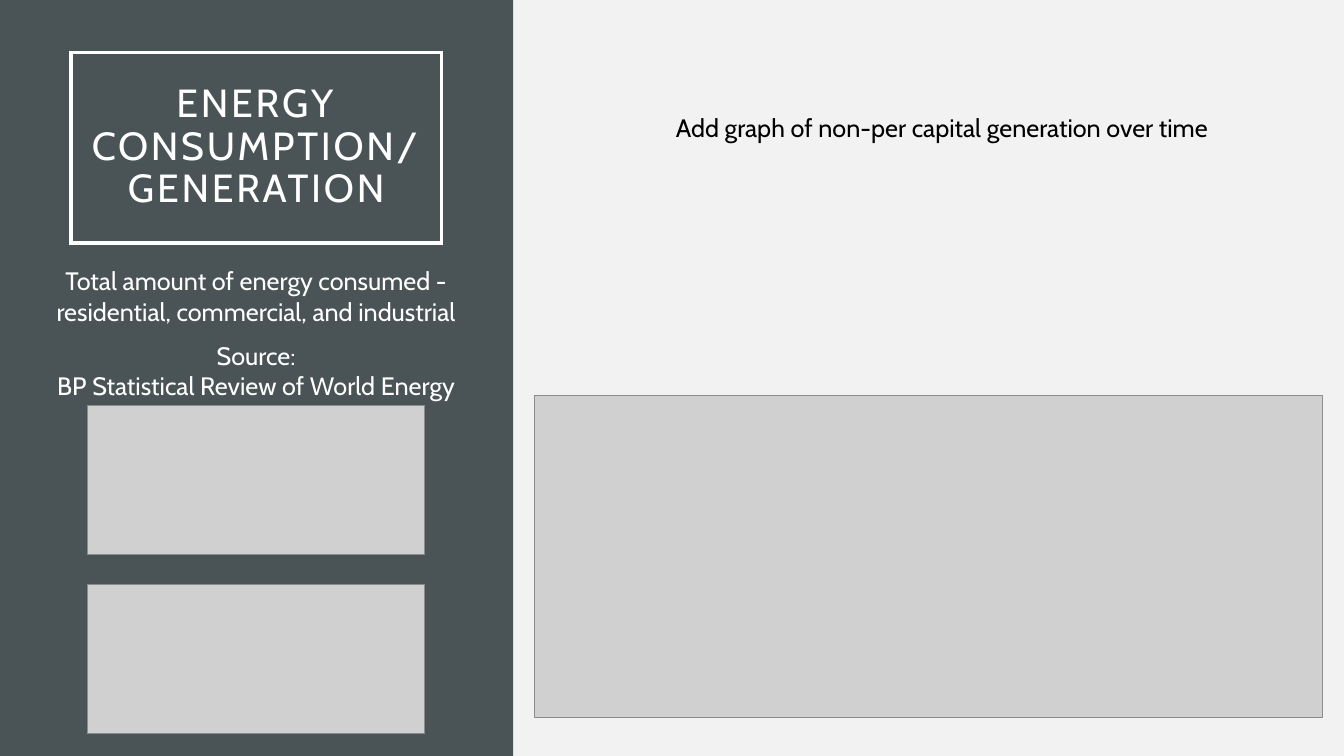
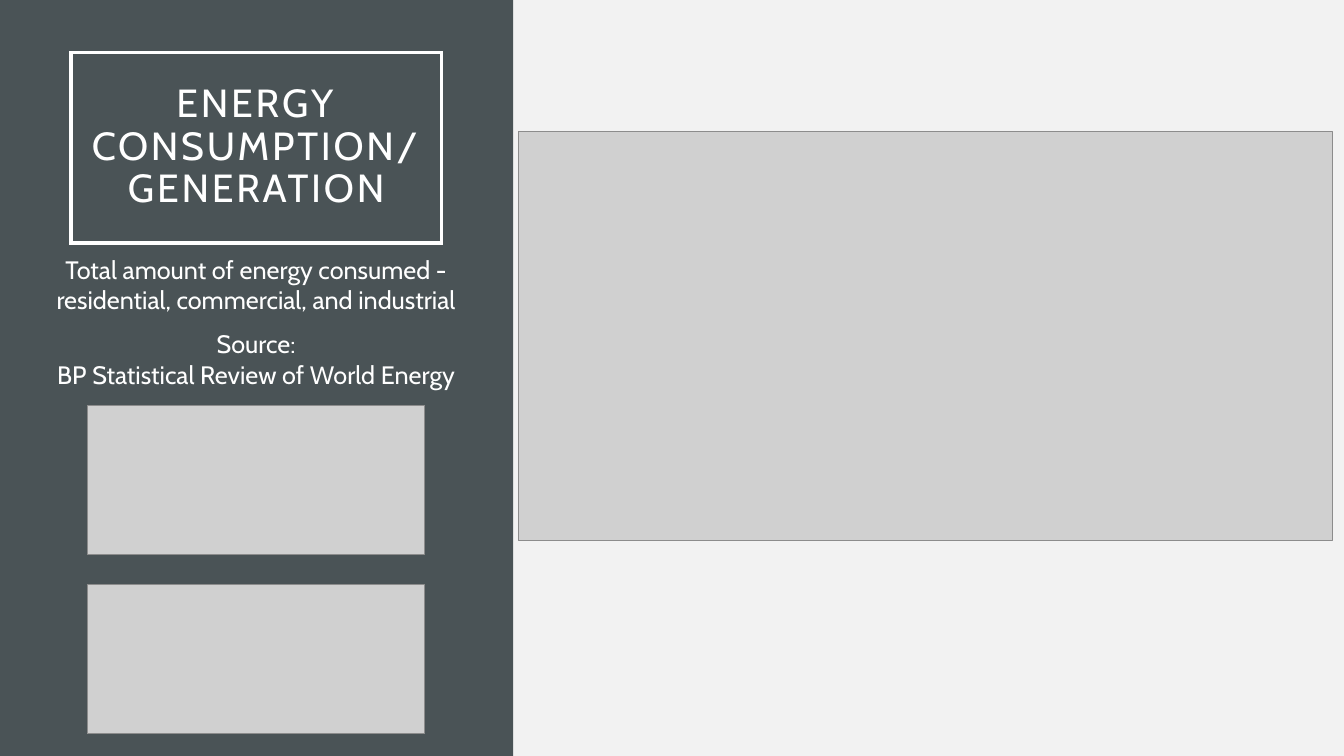
Before and after one commit to gabigham/dagger, a slide deck: slide 10 of Project 1.pptx (slide 9 before the commit). Drawn at 1344x756 pixels with LibreOffice and Linux fonts; fonts in the diff are those of the drawing; grey boxes stand for pictures. Boxes give left, top, right and bottom in pixels: in the first picture for what was removed or moved away, otherwise in the second. Text is boxed around its words. In the diff, an @@ line names an element or a change of style, - is before the commit and + after.

```diff
--- a/Project 1.pptx
+++ b/Project 1.pptx
@@ text removed at <box>676,118,1208,143</box> @@
-Add graph of non-per capital generation over time
@@ picture added at <box>518,132,1332,541</box> @@
@@ text "Total amount of energy consumed ...": place and size @@
-text "Total amount of energy consumed ..." at <box>57,271,455,401</box>
+text "Total amount of energy consumed ..." at <box>57,260,455,390</box>
@@ picture removed at <box>534,395,1323,717</box> @@
```
Also in this commit, not shown: 5 other slides changed, 1 slide added.
